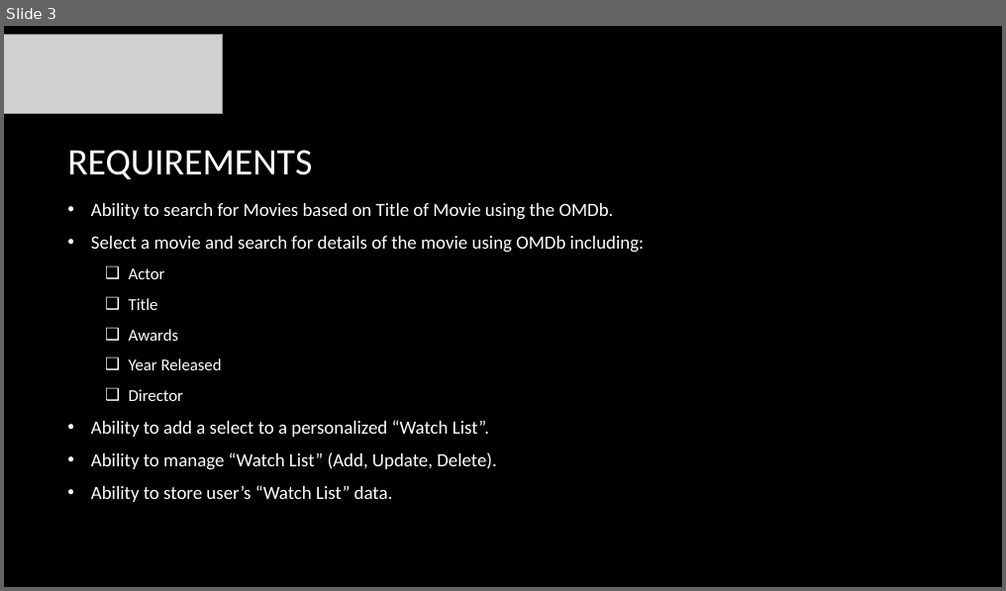
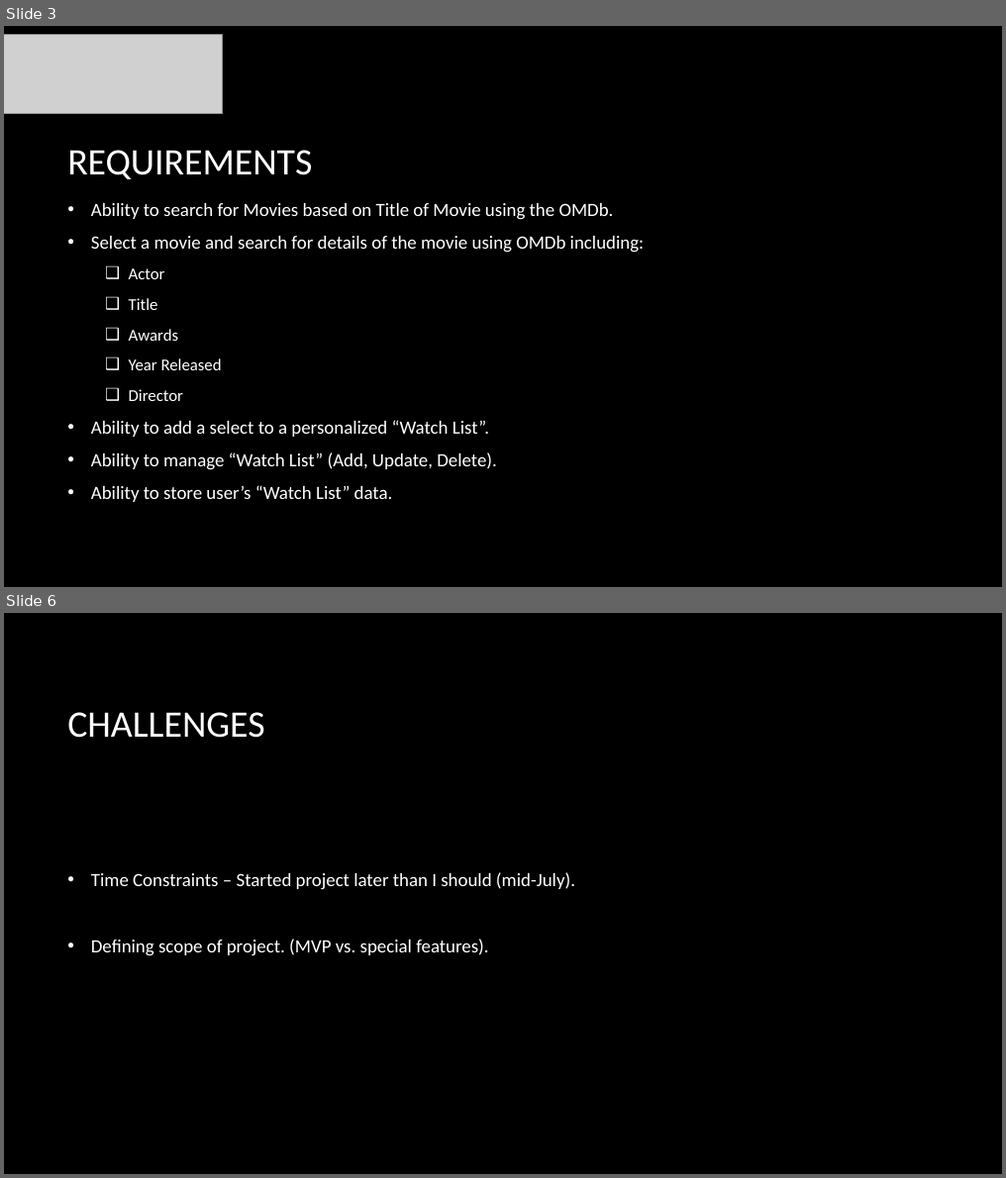
Before and after one commit to bray22/React-Redux-OMDB-Movie-Search, a slide deck: presentation/movietime_presentation.pptx. Shown one above the other, each under a label of ours: slide 3 before the commit, slides 3 and 6 after it; the slides between them are not shown. The pictures are 1006x591 and 1006x1178 pixels, drawn with LibreOffice and Linux fonts; fonts in the diff are those of the drawing; grey boxes stand for pictures; background and template pictures are left out. Boxes give left, top, right and bottom in pixels: in the first picture for what was removed or moved away, otherwise in the second. Text is boxed around its words. In the diff, an @@ line names an element or a change of style, - is before the commit and + after.

Commit message:
cs5278-Final-Project
Stage Commit

```diff
--- a/presentation/movietime_presentation.pptx
+++ b/presentation/movietime_presentation.pptx
@@ slide 6 added at [4, 613, 1002, 1174], background picture (left out) @@
@@ title added at [67, 712, 264, 738], 36 pt, text #FFFFFF @@
+CHALLENGES
@@ text added at [91, 872, 575, 957], 18 pt, text #FFFFFF @@
+• Time Constraints – Started project later than I should (mid-July).
+• Defining scope of project. (MVP vs. special features).
```
Also in this commit, not shown: 1 slide changed, 2 other slides added, 15 other files.
